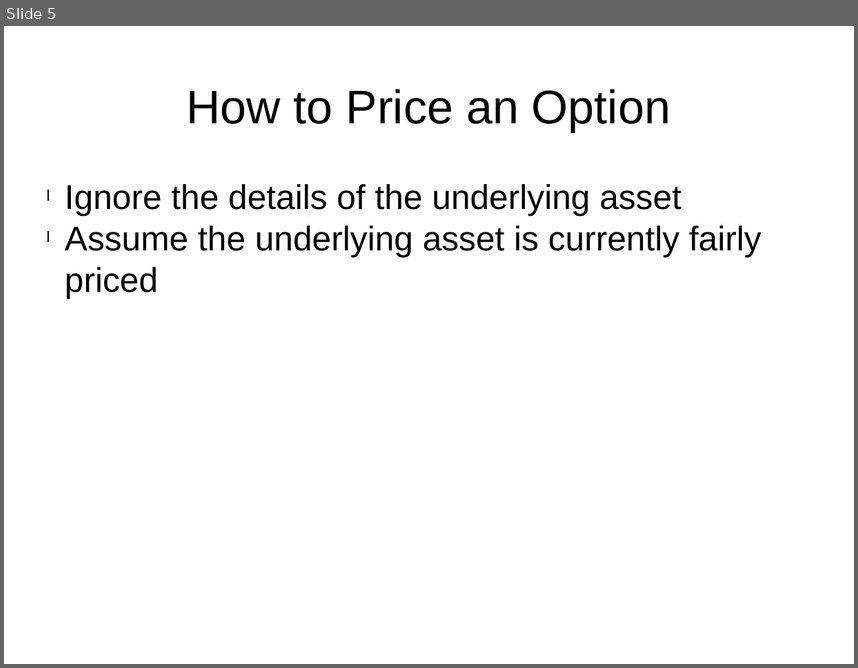
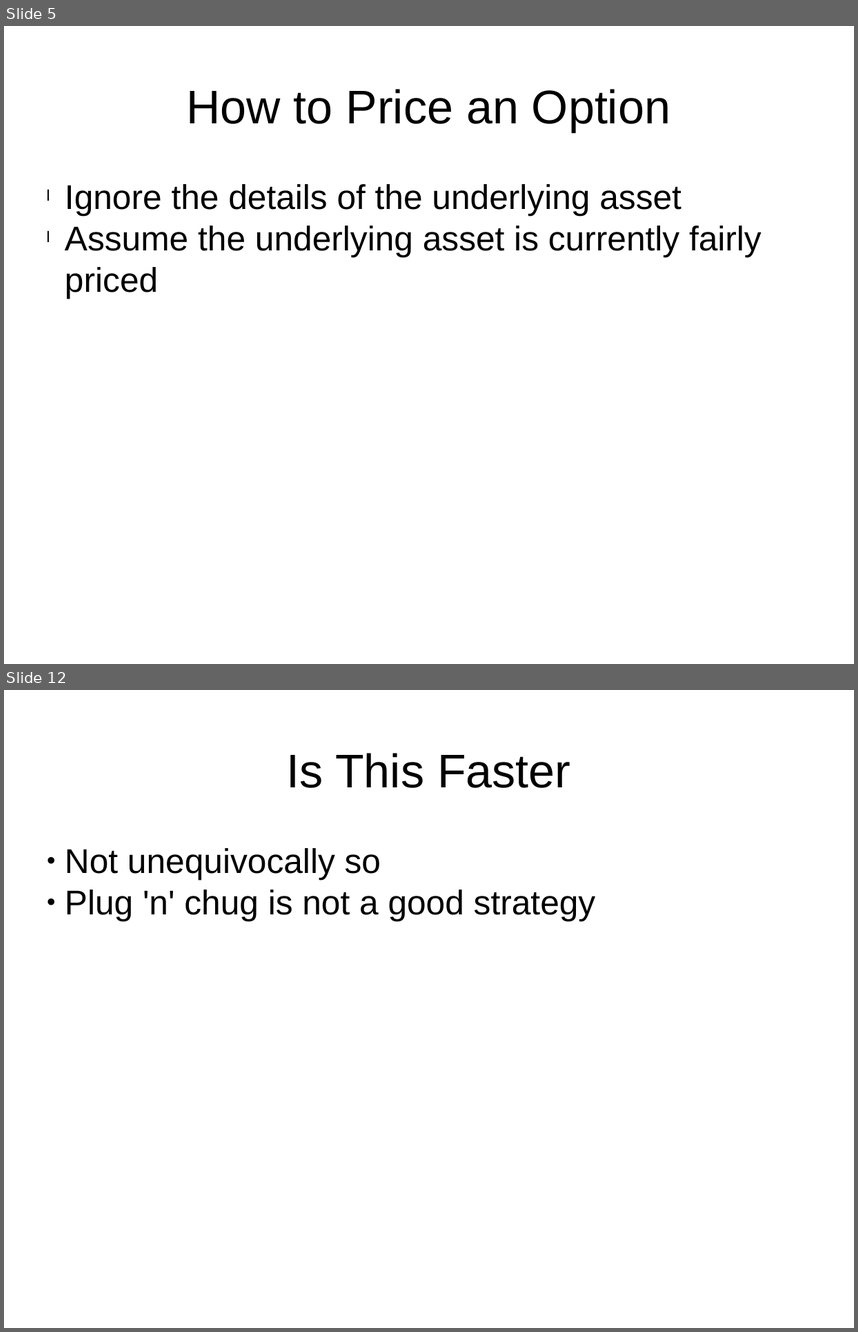
Before and after one commit to HaroldRKingsberg/MLMC, a slide deck: docs/final_presentation.pptx. Shown one above the other, each under a label of ours: slide 5 before the commit, slides 5 and 12 after it; the slides between them are not shown. The pictures are 858x668 and 858x1332 pixels, drawn with LibreOffice and Linux fonts; fonts in the diff are those of the drawing. Boxes give left, top, right and bottom in pixels: in the first picture for what was removed or moved away, otherwise in the second. Text is boxed around its words. In the diff, an @@ line names an element or a change of style, - is before the commit and + after.

```diff
--- a/docs/final_presentation.pptx
+++ b/docs/final_presentation.pptx
@@ slide 12 added at [4,690,854,1328], background #FFFFFF @@
@@ text added at [287,753,570,788], 44 pt, text #000000 @@
+Is This Faster
@@ text added at [65,848,596,921], 32 pt, text #000000 @@
+● Not unequivocally so
+● Plug 'n' chug is not a good strategy
```
Also in this commit, not shown: 1 slide changed, 5 other slides added, 1 slide removed.
